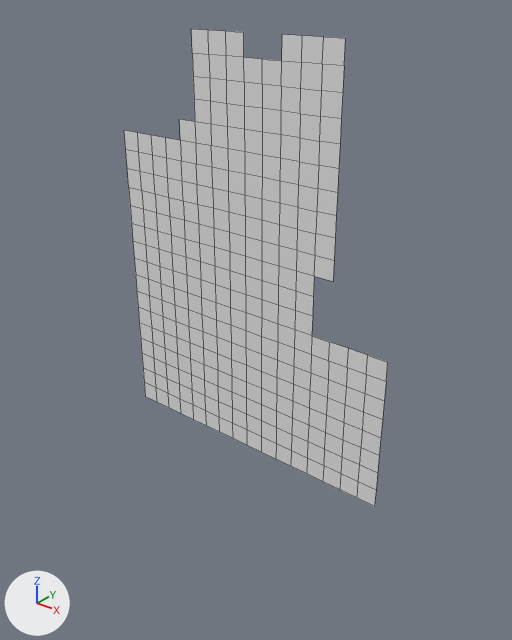
Two versions of the OBJ model MardukGame/Assets/Tiled2Unity/Meshes/levelChunk11.obj, one commit apart.
Camera for both pictures: a 50 mm camera at (-2149.0, -1581.0, -440.0) aimed at (-3440.0, 32.0, -1440.0). The lights are fixed; the arrows at lower left show +X, +Y and +Z. Mesh edges are drawn as thin lines. Where no turn or scale is listed for an object, it has been applied to the vertices.

In view in the first picture: 'levelChunk11'.
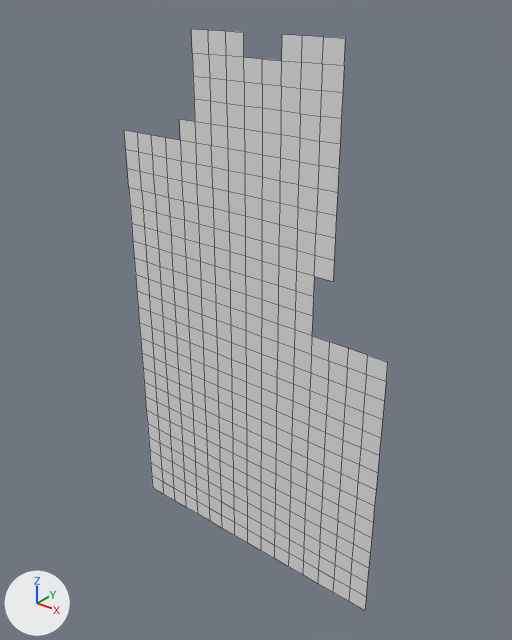
Boxes [x1, y1, x2, y2] around the edits, measured in the pictures (512 x 640 px):
'levelChunk11', reshaped (22% taller): before [124, 29, 388, 506]; after [124, 29, 388, 611]
part 1 of me_levelchunk11, added: after [145, 397, 374, 611]

The change in detail:
me_levelchunk11 is used by ob_levelchunk11; location (0.0, 0.0, 0.0).
me_levelchunk11 had 308 vertices, 268 faces and spanned x -3968.0..-2944.0, y 0.0, z -1920.0..-576.0.
me_levelchunk11 now has 427 vertices, 380 faces and spans x -3968.0..-2944.0, y 0.0, z -2368.0..-576.0.
Part 1, on me_levelchunk11:
17 new vertices lie (0.0, 0.0, -64.0) away from vertices in x -3968.0..-2944.0, y 0.0, z -1920.0.
17 new vertices lie (0.0, 0.0, -64.0) away from vertices in x -3968.0..-2944.0, y 0.0, z -1984.0.
17 new vertices lie (0.0, 0.0, -64.0) away from vertices in x -3968.0..-2944.0, y 0.0, z -2048.0.
17 new vertices lie (0.0, 0.0, -64.0) away from vertices in x -3968.0..-2944.0, y 0.0, z -2112.0.
17 new vertices lie (0.0, 0.0, -64.0) away from vertices in x -3968.0..-2944.0, y 0.0, z -2176.0.
17 new vertices lie (0.0, 0.0, -64.0) away from vertices in x -3968.0..-2944.0, y 0.0, z -2240.0.
17 new vertices lie (0.0, 0.0, -64.0) away from vertices in x -3968.0..-2944.0, y 0.0, z -2304.0.
112 new faces join them.
